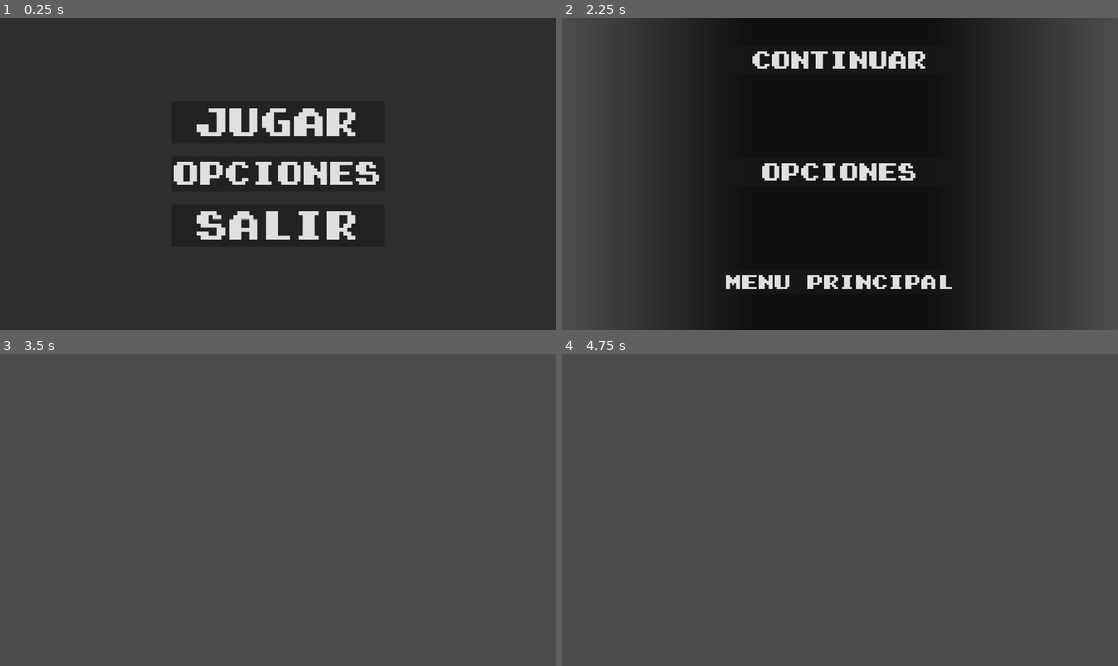
Above: before the commit, frames 1-4 (two rows, left to right).
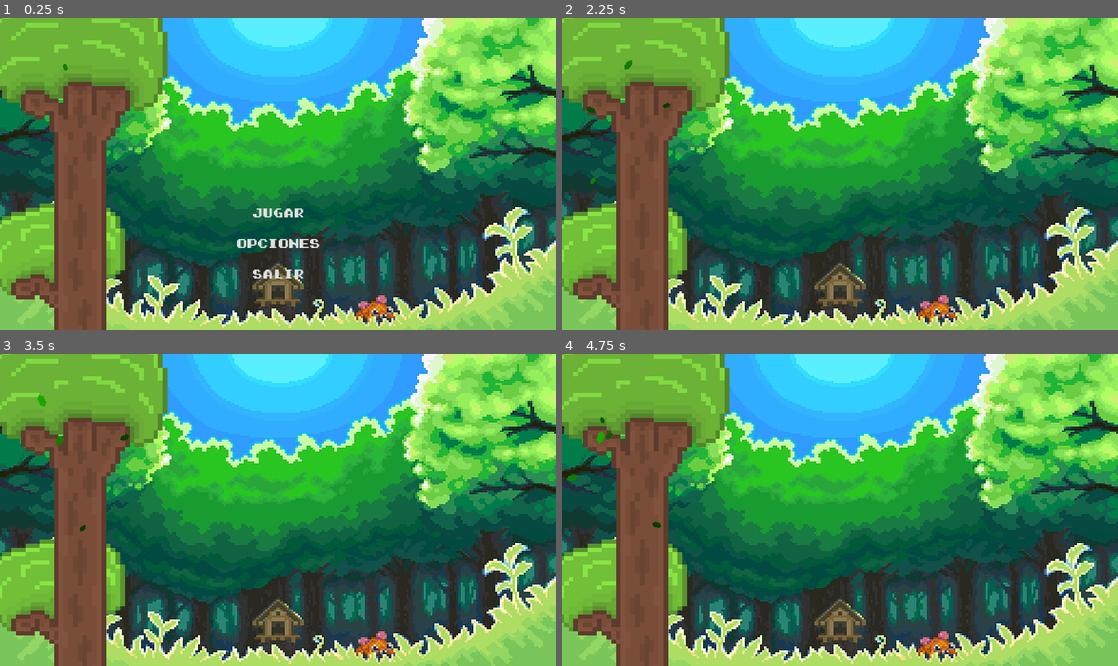
Above: after the commit, the same moments.

Repository: Gustavo7239/DoneHill-TheForgottenWar-DEMO
Game: Godot game, scene res://GUI/Main_menu/MainMenu.tscn
Two runs of this game, one before a commit and one after it. Both use one fixed random seed, a clock stepped at 60 frames per second and the inputs below. This scene is started directly instead of the project's main scene.
Inputs (mouse positions are in pixels of both pictures, inside the frame that each line leads up to):
- Up to frame 1 (0.25 s): no input
- Up to frame 2 (2.25 s): click "OPCIONES" at 0.5 s; click "Volver" at 1.25 s; click (840, 120) at 2 s, where only the run before the commit has a clickable "Jugar"
- Up to frame 3 (3.5 s): click (278, 397) at 2.75 s, where only the run before the commit has a clickable "Continuar"
- Up to frame 4 (4.75 s): hold D (Right_move) from 3.53 s (still down)

The runs differ from the first frame. In frame 1, 90% of the frame differs, in the area x 0-100%, y 0-100%; in frame 2, 96%; in frame 3, 100%; in frame 4, 100%.
Error after the commit: Invalid access to property or key 'visible' on a base object of type 'null instance'. (res://GUI/Main_menu/MainMenu.gd:20)

Commit message:
main menu chages

Diff:
--- a/DoneHill_The_Forgotten_war_DEMO/GUI/Main_menu/MainMenu.tscn
+++ b/DoneHill_The_Forgotten_war_DEMO/GUI/Main_menu/MainMenu.tscn
@@ -1,8 +1,11 @@
-[gd_scene load_steps=4 format=3 uid="uid://hrjpay0kg8xq"]
+[gd_scene load_steps=7 format=3 uid="uid://budjjfe2emuca"]
 
+[ext_resource type="Theme" uid="uid://db1y5qdu2wx8e" path="res://Tools/Themes/TextThemes.tres" id="1_bonsj"]
 [ext_resource type="Script" path="res://GUI/Main_menu/MainMenu.gd" id="1_e87v6"]
 [ext_resource type="FontFile" uid="uid://dpbkhg6dpiabo" path="res://Tools/TextThemes/Super_Mario_Bros._2.ttf" id="2_fbs7a"]
-[ext_resource type="PackedScene" uid="uid://degedtmr3aw5v" path="res://GUI/Options_menu/OpcionesMenu.tscn" id="3_5jih0"]
+[ext_resource type="PackedScene" path="res://GUI/Options_menu/OpcionesMenu.tscn" id="3_5jih0"]
+[ext_resource type="Texture2D" uid="uid://dn7h878243mvd" path="res://GUI/Main_menu/Assets/Fondo_bosque.jpg" id="3_e25ci"]
+[ext_resource type="PackedScene" uid="uid://dnhqoq7bwt38h" path="res://Terrains/Bosque_terrain/Sprite/BackgroundResources/Scenes/tree_1.tscn" id="3_njyf8"]
 
 [node name="MainMenu" type="Control"]
 layout_mode = 3
@@ -11,6 +14,7 @@
 anchor_bottom = 1.0
 grow_horizontal = 2
 grow_vertical = 2
+theme = ExtResource("1_bonsj")
 script = ExtResource("1_e87v6")
 change_scene = "res://GUI/Pause_menu/PauseMenu.tscn"
 
@@ -23,40 +27,57 @@
 grow_vertical = 2
 color = Color(0.184314, 0.184314, 0.184314, 1)
 
-[node name="Menu" type="VBoxContainer" parent="."]
+[node name="TextureRect" type="TextureRect" parent="BackGround"]
+layout_mode = 1
+anchors_preset = 15
+anchor_right = 1.0
+anchor_bottom = 1.0
+grow_horizontal = 2
+grow_vertical = 2
+texture = ExtResource("3_e25ci")
+
+[node name="Tree_1" parent="BackGround" instance=ExtResource("3_njyf8")]
+position = Vector2(112, 240)
+scale = Vector2(7.26563, 6.4442)
+
+[node name="Menu" type="VBoxContainer" parent="BackGround"]
 layout_mode = 1
 anchors_preset = 8
 anchor_left = 0.5
 anchor_top = 0.5
 anchor_right = 0.5
 anchor_bottom = 0.5
+offset_left = -163.0
+offset_top = 48.0
+offset_right = 165.0
+offset_bottom = 166.0
 grow_horizontal = 2
 grow_vertical = 2
 theme_override_constants/separation = 20
 
-[node name="PlayButton" type="Button" parent="Menu"]
+[node name="PlayButton" type="Button" parent="BackGround/Menu"]
 layout_mode = 2
 theme_override_fonts/font = ExtResource("2_fbs7a")
-theme_override_font_sizes/font_size = 50
 text = "Jugar"
+flat = true
 
-[node name="OpcionesButton" type="Button" parent="Menu"]
+[node name="OpcionesButton" type="Button" parent="BackGround/Menu"]
 layout_mode = 2
 theme_override_fonts/font = ExtResource("2_fbs7a")
-theme_override_font_sizes/font_size = 40
 text = "OPCIONES"
+flat = true
 
-[node name="SalirButton" type="Button" parent="Menu"]
+[node name="SalirButton" type="Button" parent="BackGround/Menu"]
 layout_mode = 2
 theme_override_fonts/font = ExtResource("2_fbs7a")
-theme_override_font_sizes/font_size = 50
 text = "SALIR"
+flat = true
 
 [node name="OpcionesMenu" parent="." node_paths=PackedStringArray("menu_back") instance=ExtResource("3_5jih0")]
 visible = false
 layout_mode = 1
-menu_back = NodePath("../Menu")
+menu_back = NodePath("../BackGround/Menu")
 
-[connection signal="pressed" from="Menu/PlayButton" to="." method="_on_play_button_pressed"]
-[connection signal="pressed" from="Menu/OpcionesButton" to="." method="_on_opciones_button_pressed"]
-[connection signal="pressed" from="Menu/SalirButton" to="." method="_on_salir_button_pressed"]
+[connection signal="pressed" from="BackGround/Menu/PlayButton" to="." method="_on_play_button_pressed"]
+[connection signal="pressed" from="BackGround/Menu/OpcionesButton" to="." method="_on_opciones_button_pressed"]
+[connection signal="pressed" from="BackGround/Menu/SalirButton" to="." method="_on_salir_button_pressed"]
--- /dev/null
+++ b/DoneHill_The_Forgotten_war_DEMO/Tools/Themes/TextThemes.tres
@@ -0,0 +1,8 @@
+[gd_resource type="Theme" load_steps=2 format=3 uid="uid://db1y5qdu2wx8e"]
+
+[ext_resource type="FontFile" uid="uid://dpbkhg6dpiabo" path="res://Tools/TextThemes/Super_Mario_Bros._2.ttf" id="1_c2kyu"]
+
+[resource]
+default_font = ExtResource("1_c2kyu")
+Button/colors/font_hover_color = Color(0.937255, 0.988235, 0, 1)
+Button/font_sizes/font_size = 16
Binary file added: DoneHill_The_Forgotten_war_DEMO/GUI/Main_menu/Assets/Fondo_bosque.jpg
Not shown, added: DoneHill_The_Forgotten_war_DEMO/GUI/Main_menu/Assets/Fondo_bosque.jpg.import
